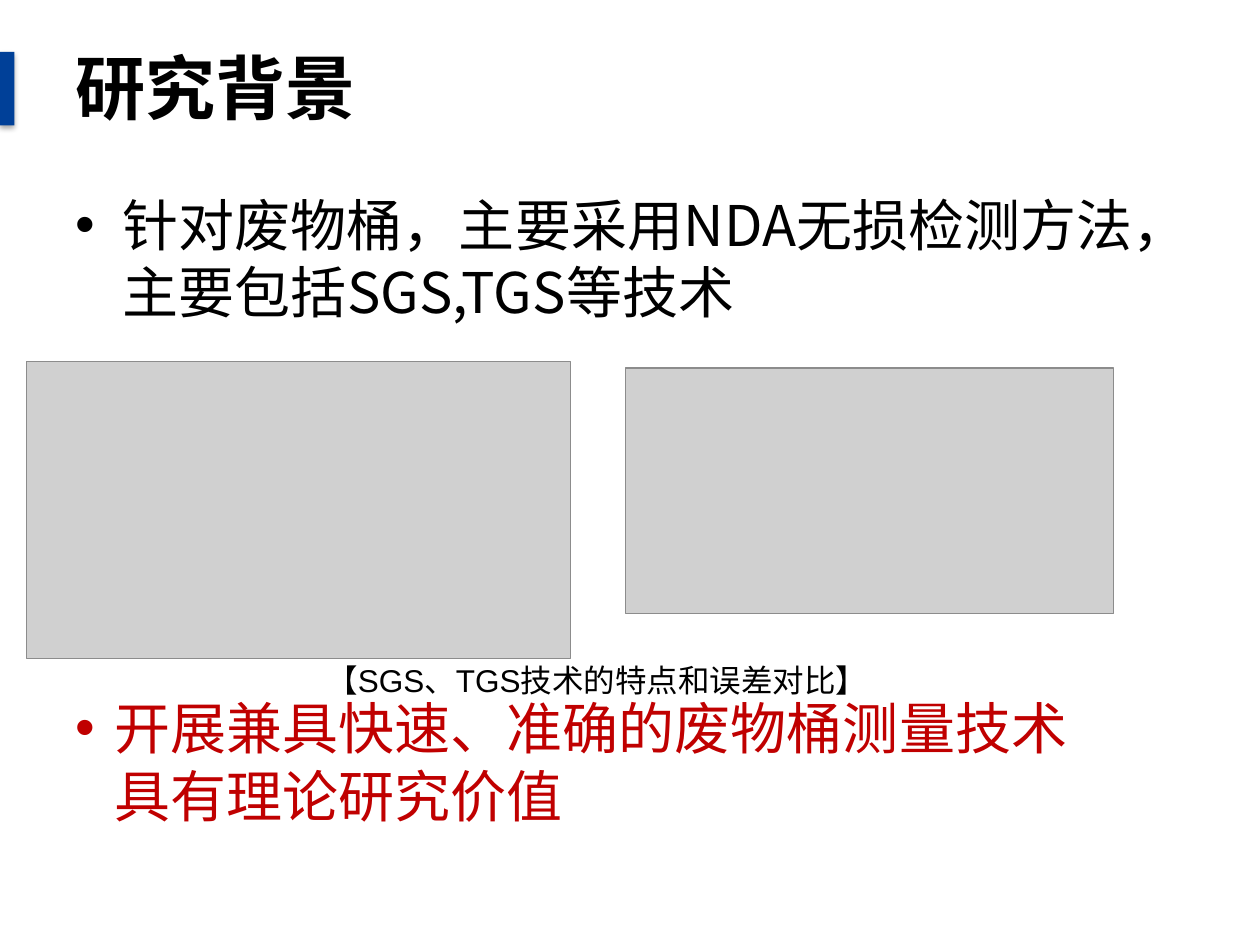
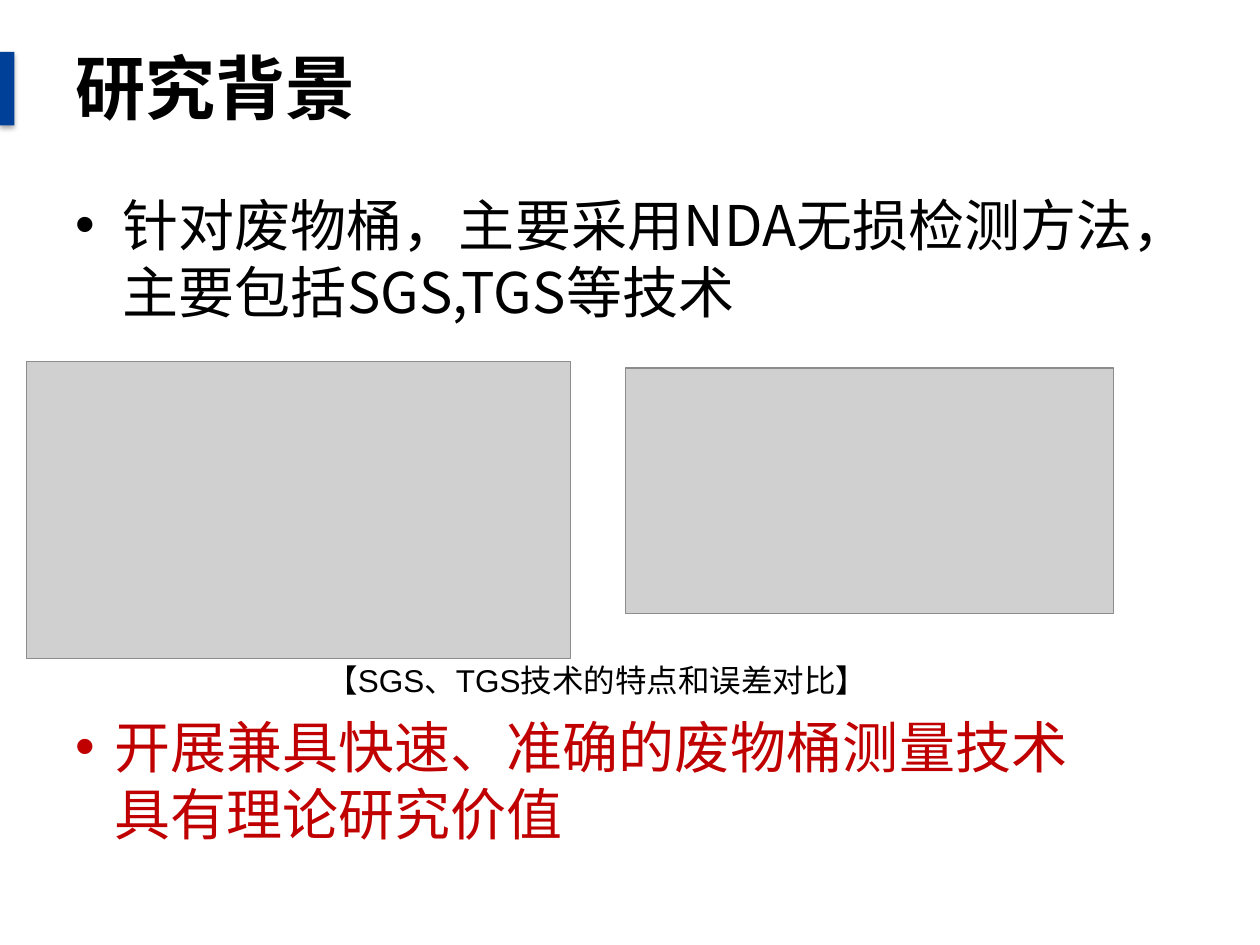
Before and after one commit to danxibao/NDAPapers, a slide deck: slide 5 of 毕业答辩报告.pptx. Drawn at 1260x945 pixels with LibreOffice and Linux fonts; fonts in the diff are those of the drawing; grey boxes stand for pictures; background and template pictures are left out. Boxes give left, top, right and bottom in pixels: in the first picture for what was removed or moved away, otherwise in the second. Text is boxed around its words. In the diff, an @@ line names an element or a change of style, - is before the commit and + after.

```diff
--- a/毕业答辩报告.pptx
+++ b/毕业答辩报告.pptx
@@ text "开展兼具快速、准确的废物桶测量技术具有理论研究价值" rewrapped from (x1=115, y1=693, x2=1067, y2=822) to (x1=115, y1=721, x2=1067, y2=840) @@
```
Also in this commit, not shown: 12 other slides changed, 3 other files.
